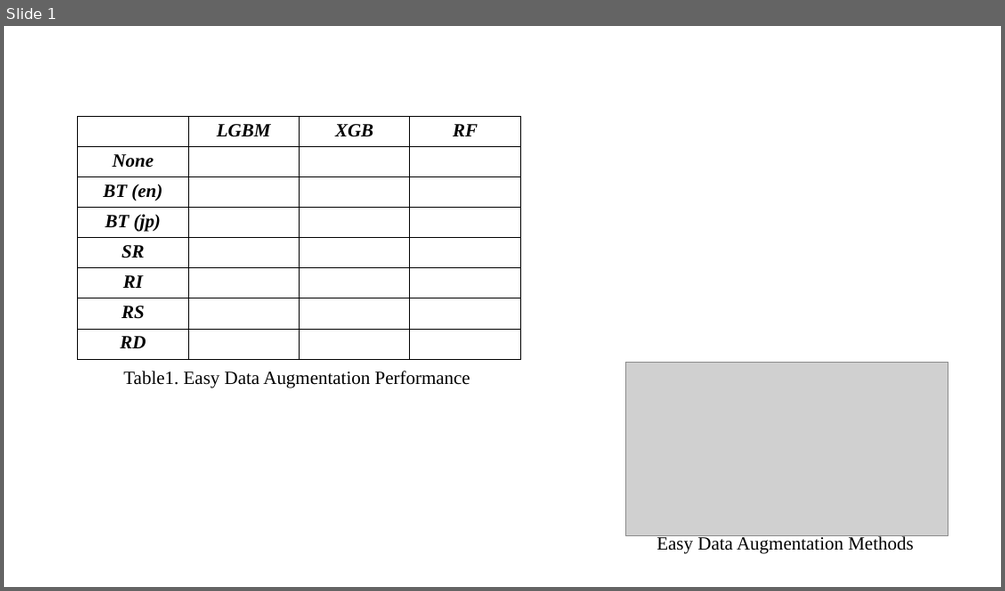
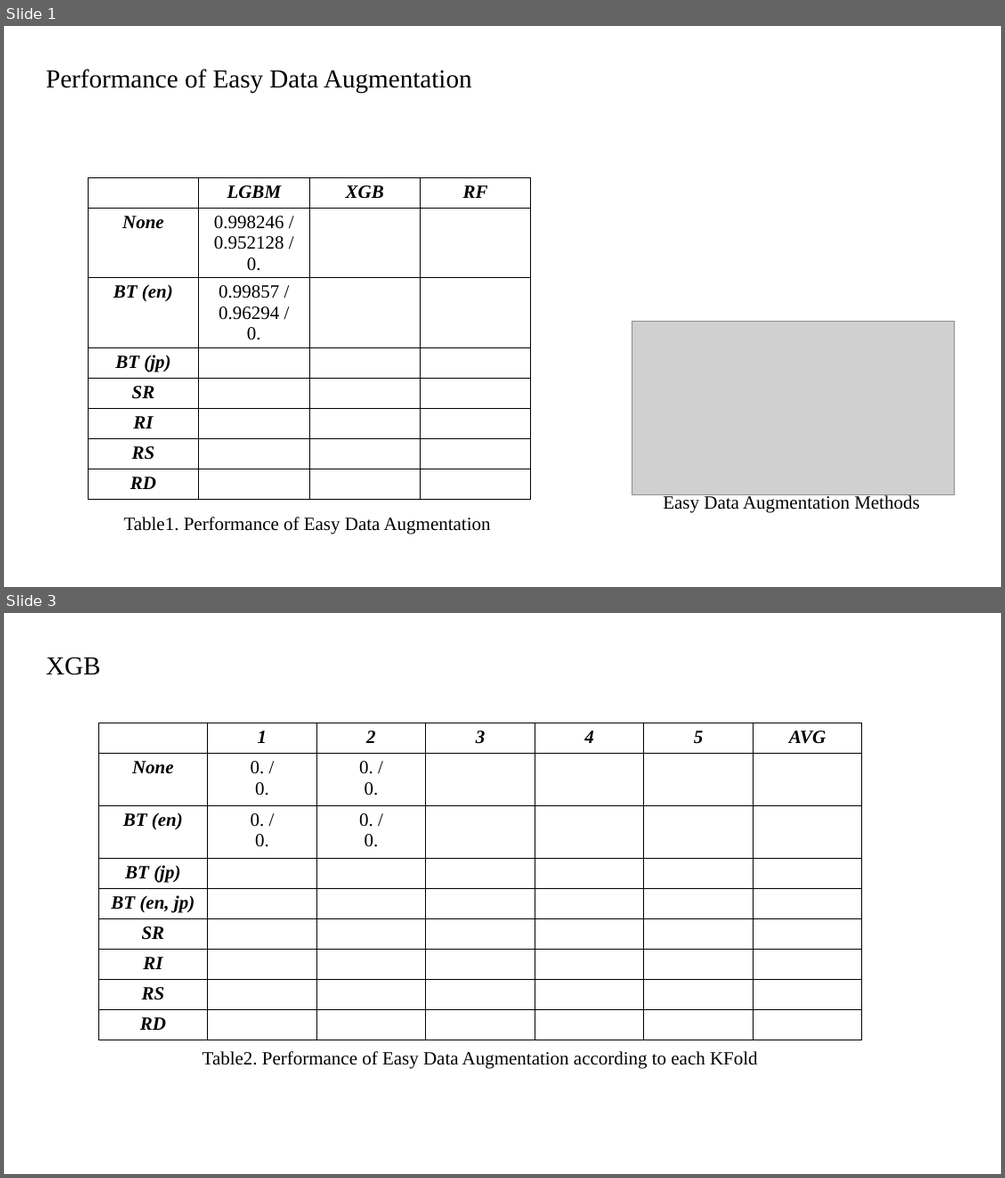
Before and after one commit to BOAZ-ADV/phishing-bum, a slide deck: result/diagram.pptx. Shown one above the other, each under a label of ours: slide 1 before the commit, slides 1 and 3 after it; the slides between them are not shown. The pictures are 1005x591 and 1005x1178 pixels, drawn with LibreOffice and Linux fonts; fonts in the diff are those of the drawing; grey boxes stand for pictures. Boxes give left, top, right and bottom in pixels: in the first picture for what was removed or moved away, otherwise in the second. Text is boxed around its words. In the diff, an @@ line names an element or a change of style, - is before the commit and + after.

```diff
--- a/result/diagram.pptx
+++ b/result/diagram.pptx
@@ slide 3 added at (4, 613, 1001, 1174), background #FFFFFF @@
@@ text added at (46, 657, 100, 675), 25 pt, text #000000 @@
+XGB
@@ table added at (98, 723, 863, 1040), 9 rows, 7 columns @@
+ | 1 | 2 | 3 | 4 | 5 | AVG
+None | 0. / / 0. | 0. / / 0. |  |  |  | 
+BT (en) | 0. / / 0. | 0. / / 0. |  |  |  | 
+BT (jp) |  |  |  |  |  | 
+BT (en, jp) |  |  |  |  |  | 
+SR |  |  |  |  |  | 
+RI |  |  |  |  |  | 
+RS |  |  |  |  |  | 
+RD |  |  |  |  |  | 
@@ text added at (202, 1051, 758, 1068), 18 pt, text #000000 @@
+Table2. Performance of Easy Data Augmentation according to each KFold
@@ slide 1 changed as well @@
@@ text added at (46, 69, 472, 93), 25 pt, text #000000 @@
+Performance of Easy Data Augmentation
@@ table at (88, 178, 531, 509) @@
-row 2, column 2: 
+row 2, column 2: 0.998246 / / 0.952128 / / 0.
-row 3, column 2: 
+row 3, column 2: 0.99857 / / 0.96294 / / 0.
@@ table: place and size @@
-table at (77, 117, 520, 359)
+table at (88, 178, 531, 509)
@@ picture: place and size @@
-picture at (625, 362, 947, 536)
+picture at (632, 321, 955, 495)
@@ text "Easy Data Augmentation Methods": place and size @@
-text "Easy Data Augmentation Methods" at (656, 535, 913, 554)
+text "Easy Data Augmentation Methods" at (663, 494, 919, 513)
@@ text at (124, 516, 491, 534): text changed @@
-Table1. Easy Data Augmentation Performance
+Table1. Performance of Easy Data Augmentation
```
Also in this commit, not shown: 2 other slides added, 16 other files.
